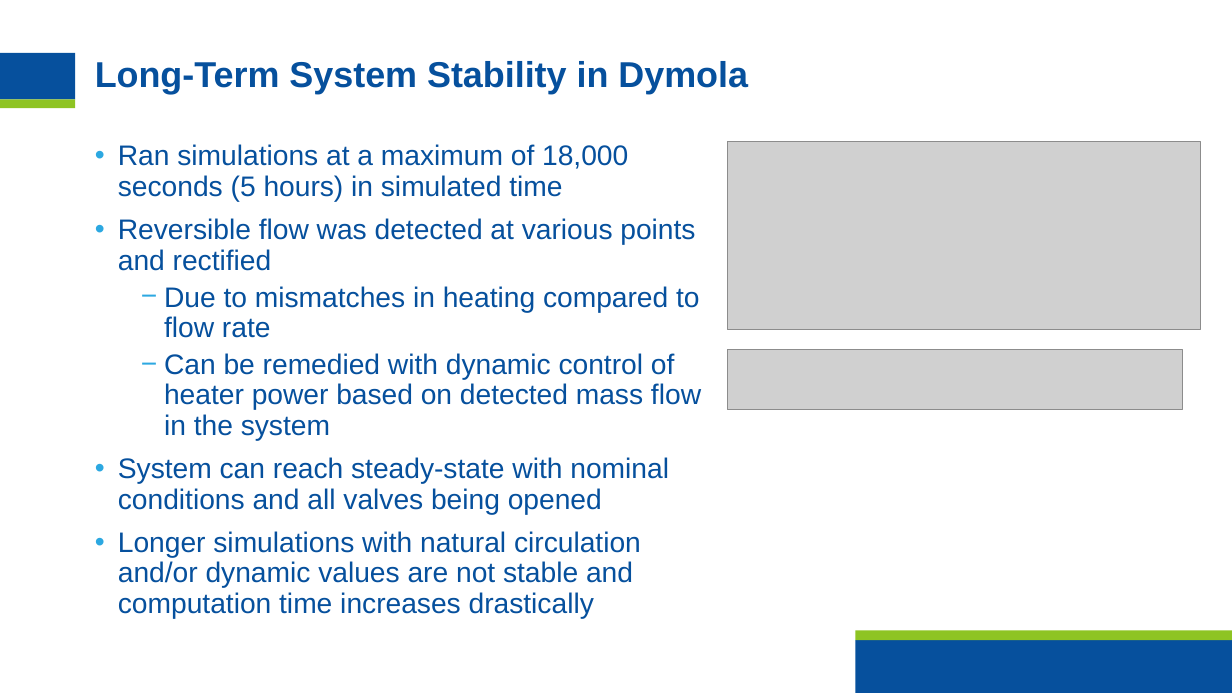
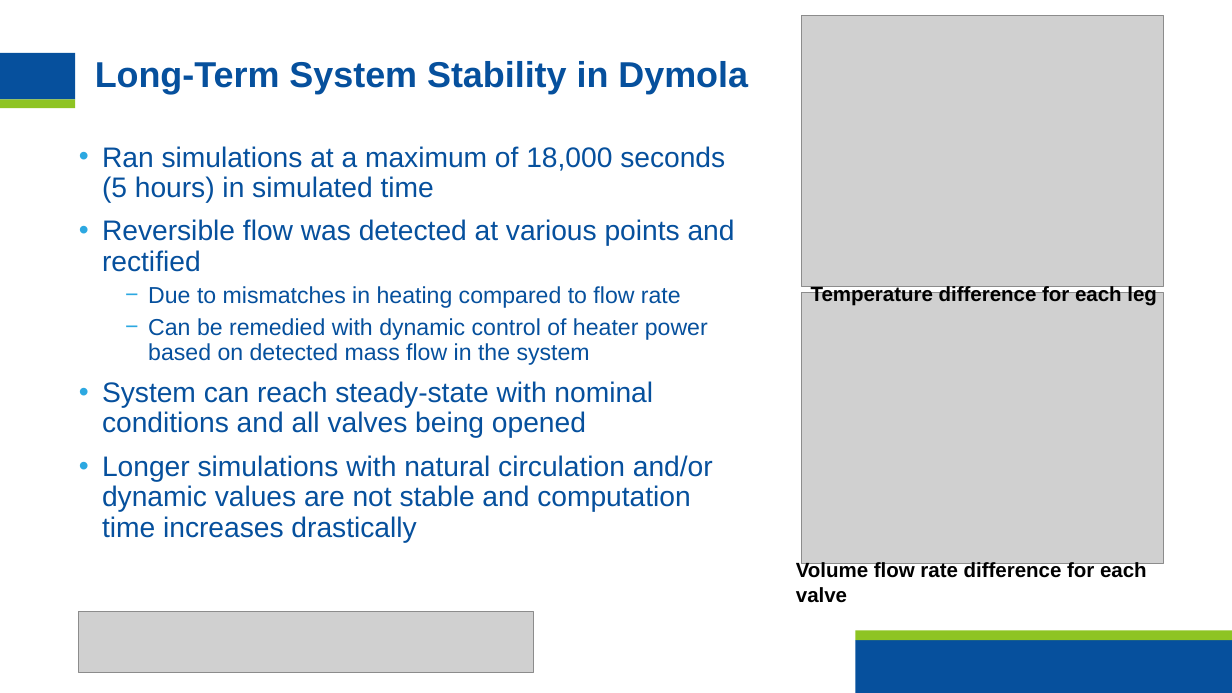
Before and after one commit to hvnaick/INL_DT_Intern, a slide deck: slide 8 of Important Documents/FinalPresentation.pptx (slide 7 before the commit). Drawn at 1232x693 pixels with LibreOffice and Linux fonts; fonts in the diff are those of the drawing; grey boxes stand for pictures; background and template pictures are left out. Boxes give left, top, right and bottom in pixels: in the first picture for what was removed or moved away, otherwise in the second. Text is boxed around its words. In the diff, an @@ line names an element or a change of style, - is before the commit and + after.

```diff
--- a/Important Documents/FinalPresentation.pptx
+++ b/Important Documents/FinalPresentation.pptx
@@ picture added at box(801, 16, 1163, 287) @@
@@ text "Ran simulations at a maximum ...": place and size @@
-text "Ran simulations at a maximum ..." at box(118, 144, 701, 588)
+text "Ran simulations at a maximum ..." at box(102, 146, 735, 543)
@@ picture removed at box(727, 141, 1201, 330) @@
@@ text at box(148, 286, 708, 365): size 22 to 18 pt in "Due to mismatches in heating compared to ...", "Can be remedied with dynamic control of ..." @@
@@ picture added at box(801, 293, 1163, 565) @@
@@ text added at box(811, 286, 1157, 306), 16 pt, text #000000, bold @@
+Temperature difference for each leg
@@ text added at box(796, 561, 1147, 603), 16 pt, text #000000, bold @@
+Volume flow rate difference for each valve
@@ picture: place and size @@
-picture at box(727, 349, 1182, 409)
+picture at box(79, 612, 533, 672)
```
Also in this commit, not shown: 7 other slides changed, 5 slides added, 25 other files.
